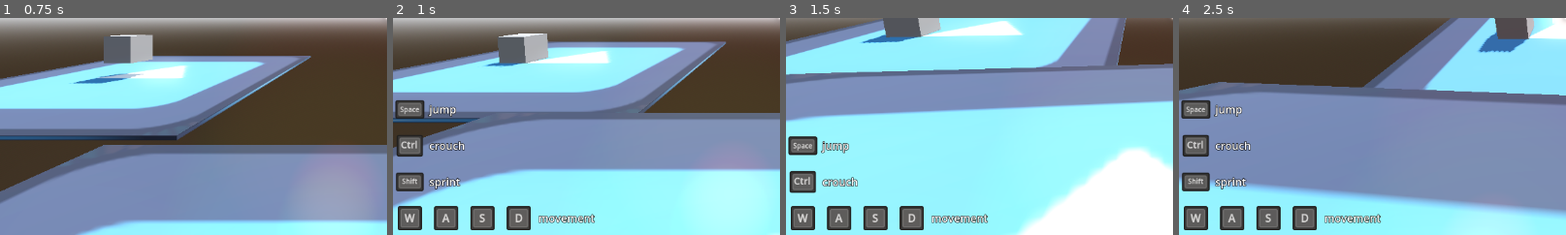
Above: before the commit, frames 1-4 (left to right).
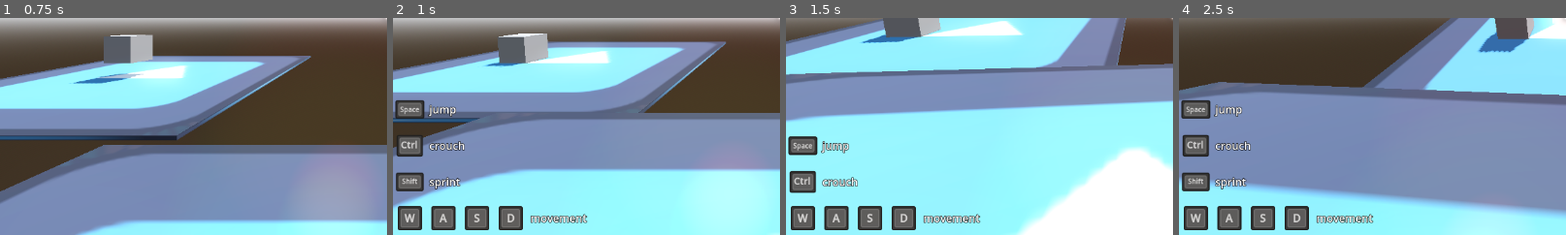
Above: after the commit, the same moments.

Repository: matmas/spacecraft3d
Game: Godot game, scene res://main_menu/main_menu.tscn
Two runs of this game, one before a commit and one after it. Both use one fixed random seed, a clock stepped at 60 frames per second and the inputs below. The engine's default icon, where the game draws it, is replaced by a stand-in: a white triangle on a blue panel in a dark square.
Inputs (mouse positions are % of the whole screen's width and height, from its top left):
- Up to frame 1 (0.75 s): click "New game" at 0.5 s
- Up to frame 2 (1 s): no input
- Up to frame 3 (1.5 s): tap Enter at 1.25 s; move the mouse to (55, 50) at 1.27 s; hold W (move_forward) from 1.28 s (still down); hold Ctrl (crouch) from 1.28 s (still down); click (55, 50) at 1.42 s
- Up to frame 4 (2.5 s): keep holding W (move_forward); tap Space (jump) at 1.52, 2.27 s; move the mouse to (45, 50) at 2.02 s; release Ctrl (crouch) at 2.03 s; click (45, 50) at 2.1 s
The pictures show only the part of the screen within x 0-50%, y 50-100%; the shares and areas given below are measured in that part.

Frame 1 is identical in both runs. In frame 2, 2.1% of the frame differs, in the area x 9-53%, y 86-98%; in frame 3, 2.1%; in frame 4, 2.1%.

Commit message:
Set custom_minimum_size to zero when no InputActionTextureRect.action_name or InputEventTextureRect.input_event is set.

Diff:
--- a/input_hints/input_hints.tscn
+++ b/input_hints/input_hints.tscn
@@ -1,8 +1,7 @@
-[gd_scene load_steps=6 format=3 uid="uid://c1lhiinaixtyf"]
+[gd_scene load_steps=5 format=3 uid="uid://c1lhiinaixtyf"]
 
 [ext_resource type="Script" path="res://input_hints/input_hints.gd" id="1_isslh"]
 [ext_resource type="Script" path="res://input_hints/only_controller_label.gd" id="3_3hx2n"]
-[ext_resource type="Script" path="res://input_hints/only_keyboard_mouse_input_action_texture_rect.gd" id="3_s6bnh"]
 [ext_resource type="Theme" uid="uid://cwqd3tfda3i1g" path="res://input_icons/key_icon_theme.tres" id="5_mck50"]
 [ext_resource type="Script" path="res://input_icons/input_action_texture_rect.gd" id="6_kuhb4"]
 
@@ -88,6 +87,7 @@
 
 [node name="move_forward" type="HBoxContainer" parent="LeftControls/MovementAndLook"]
 layout_mode = 2
+theme_override_constants/separation = 0
 
 [node name="move_forward" type="TextureRect" parent="LeftControls/MovementAndLook/move_forward"]
 layout_mode = 2
@@ -99,24 +99,27 @@
 [node name="move_left" type="TextureRect" parent="LeftControls/MovementAndLook/move_forward"]
 layout_mode = 2
 theme = ExtResource("5_mck50")
-script = ExtResource("3_s6bnh")
+script = ExtResource("6_kuhb4")
 action_name = &"move_left"
+visibility_mode = 1
 
 [node name="move_backward" type="TextureRect" parent="LeftControls/MovementAndLook/move_forward"]
 layout_mode = 2
 theme = ExtResource("5_mck50")
-script = ExtResource("3_s6bnh")
+script = ExtResource("6_kuhb4")
 action_name = &"move_backward"
+visibility_mode = 1
 
 [node name="move_right" type="TextureRect" parent="LeftControls/MovementAndLook/move_forward"]
 layout_mode = 2
 theme = ExtResource("5_mck50")
-script = ExtResource("3_s6bnh")
+script = ExtResource("6_kuhb4")
 action_name = &"move_right"
+visibility_mode = 1
 
 [node name="Label" type="Label" parent="LeftControls/MovementAndLook/move_forward"]
 layout_mode = 2
-text = "movement"
+text = " movement"
 
 [node name="look_up" type="HBoxContainer" parent="LeftControls/MovementAndLook"]
 layout_mode = 2
--- a/input_hints/only_keyboard_mouse_input_action_texture_rect.gd
+++ /dev/null
@@ -1,11 +0,0 @@
-@tool
-extends InputActionTextureRect
-
-
-func _ready() -> void:
-	_input_type_changed(InputMonitor.current_input_type)
-	InputMonitor.input_type_changed.connect(_input_type_changed)
-
-
-func _input_type_changed(input_type) -> void:
-	visible = input_type == InputMonitor.InputType.KEYBOARD_AND_MOUSE
--- a/input_icons/input_action_texture_rect.gd
+++ b/input_icons/input_action_texture_rect.gd
@@ -2,7 +2,7 @@
 extends InputEventTextureRect
 class_name InputActionTextureRect
 
-@export var action_name: StringName = "":
+@export var action_name: StringName = &"":
 	set(value):
 		action_name = value
 		_update_input_event()
--- a/input_icons/input_icon_texture_rect.gd
+++ b/input_icons/input_icon_texture_rect.gd
@@ -352,6 +352,7 @@
 						_set_text("")
 	else:
 		_set_text("")
+	visibility = bool(text or texture)
 	queue_redraw()
 
 
@@ -365,12 +366,12 @@
 	var base_path := "res://input_icons/icons"
 	var path := "%s/%s/%s.%s" % [base_path, folder, filename, extension]
 	texture = ResourceLoader.load(path)
+	text = ""
 	if not texture:
 		if ResourceLoader.exists(path):
 			printerr("Failed loading ", path)
 		else:
 			printerr("Missing icon ", path)
-		text = ""
 
 
 func _get_joypad_name() -> String:
--- a/input_icons/key_icon_button.gd
+++ b/input_icons/key_icon_button.gd
@@ -5,7 +5,7 @@
 var input_action_rect := InputActionTextureRect.new()
 var viewport := SubViewport.new()
 
-@export var action_name: StringName = "":
+@export var action_name: StringName = &"":
 	set(value):
 		action_name = value
 		input_action_rect.action_name = value
--- a/input_icons/key_icon_texture_rect.gd
+++ b/input_icons/key_icon_texture_rect.gd
@@ -11,10 +11,10 @@
 		text = value
 		queue_redraw()
 
-@export var minimum_size := Vector2(50, 50):
+@export var minimum_size := Vector2(50, 50):  # This property is here so we can set a different default value to custom_minimum_size
 	set(value):
 		minimum_size = value
-		custom_minimum_size = value
+		_update_custom_minimum_size()
 
 enum HorizontalAlignment { LEFT, CENTER, RIGHT }
 @export var horizontal_alignment := HorizontalAlignment.CENTER:
@@ -43,6 +43,19 @@
 		allow_text_to_affect_margin = value
 		queue_redraw()
 
+# Alternative to set_visible(), prevents changing scene file when running in editor as @tool
+var visibility := true:
+	set(value):
+		visibility = value
+		_update_custom_minimum_size()
+
+
+func _update_custom_minimum_size() -> void:
+	if visibility:
+		custom_minimum_size = minimum_size
+	else:
+		custom_minimum_size = Vector2.ZERO
+
 
 func _validate_property(property: Dictionary) -> void:
 	if property.name == "custom_minimum_size":
@@ -52,7 +65,7 @@
 
 func _init() -> void:
 	theme = THEME
-	custom_minimum_size = minimum_size
+	_update_custom_minimum_size()
 
 
 func _get_height() -> int:
@@ -64,7 +77,7 @@
 
 
 func _draw() -> void:
-	if not text:
+	if not (text and visibility and size.x >= custom_minimum_size.x and size.y >= custom_minimum_size.y):
 		return
 
 	# Determine text dimensions
